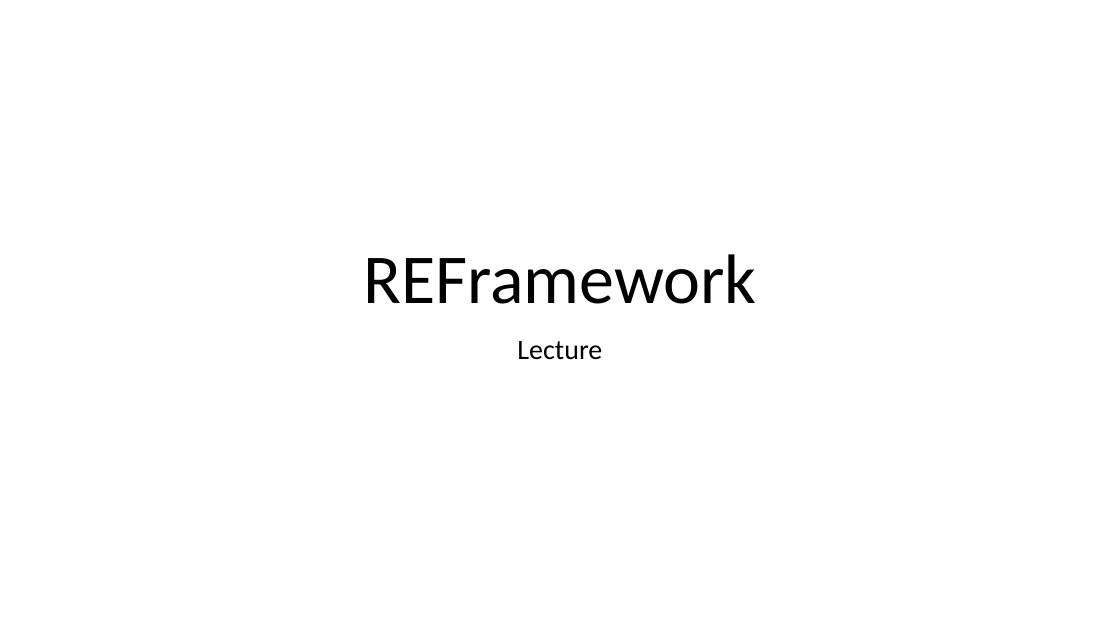
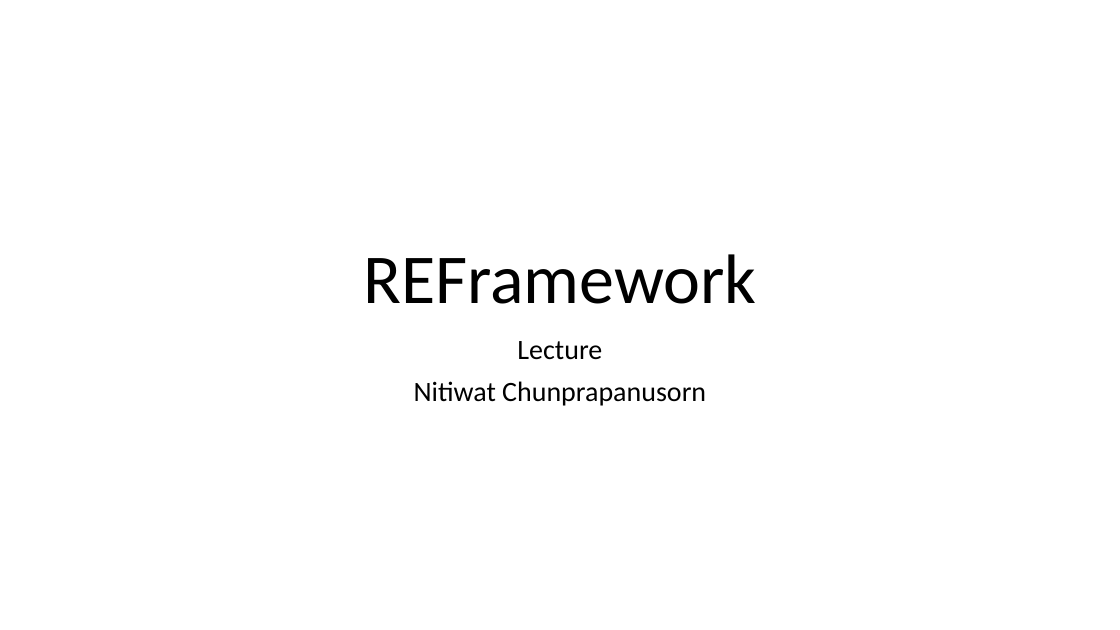
Before and after one commit to nitiwat-pae/UIPATH-REFrameworkDemo-AndersJensen, a slide deck: slide 1 of Lecture.pptx. Drawn at 1120x630 pixels with LibreOffice and Linux fonts; fonts in the diff are those of the drawing. Boxes give left, top, right and bottom in pixels: in the first picture for what was removed or moved away, otherwise in the second. Text is boxed around its words. In the diff, an @@ line names an element or a change of style, - is before the commit and + after.

Commit message:
Revise Lecture ppt

```diff
--- a/Lecture.pptx
+++ b/Lecture.pptx
@@ subtitle at [414,381,706,406]: paragraph added @@
+Nitiwat Chunprapanusorn
```
Also in this commit, not shown: 1 slide added.
